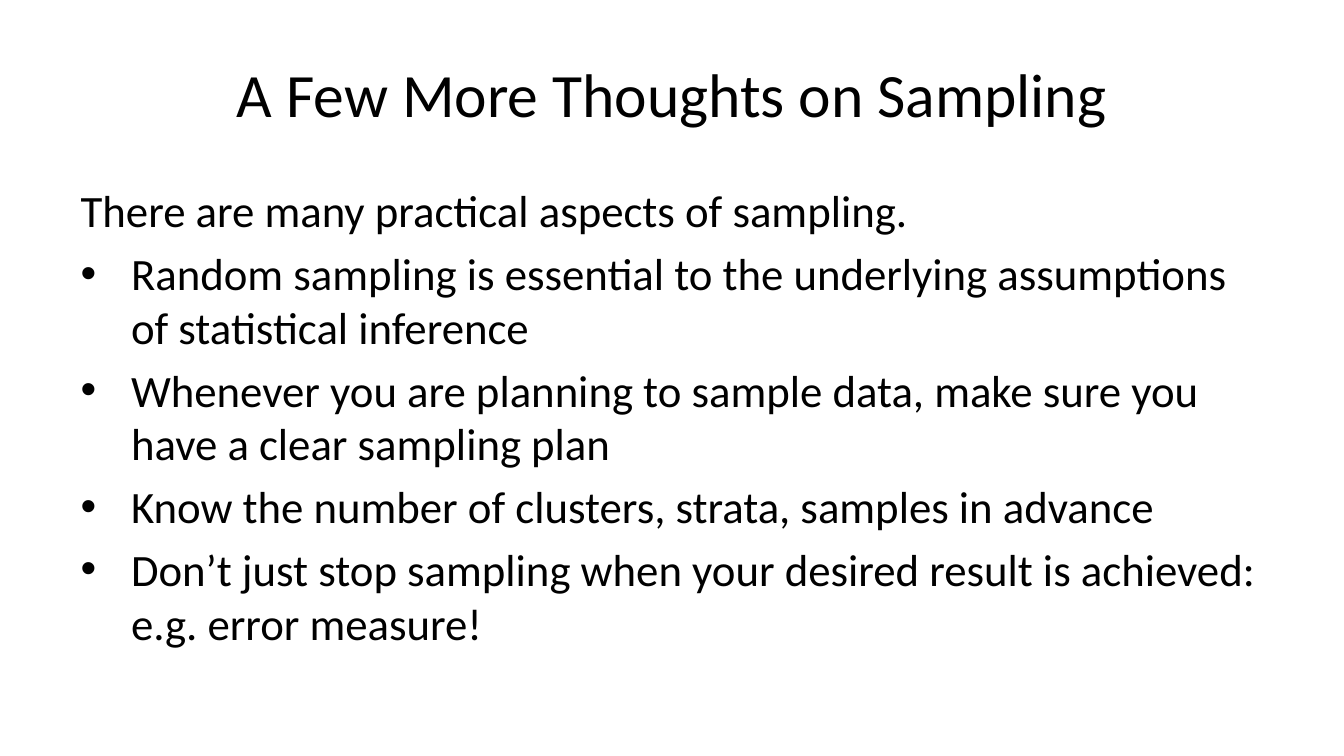
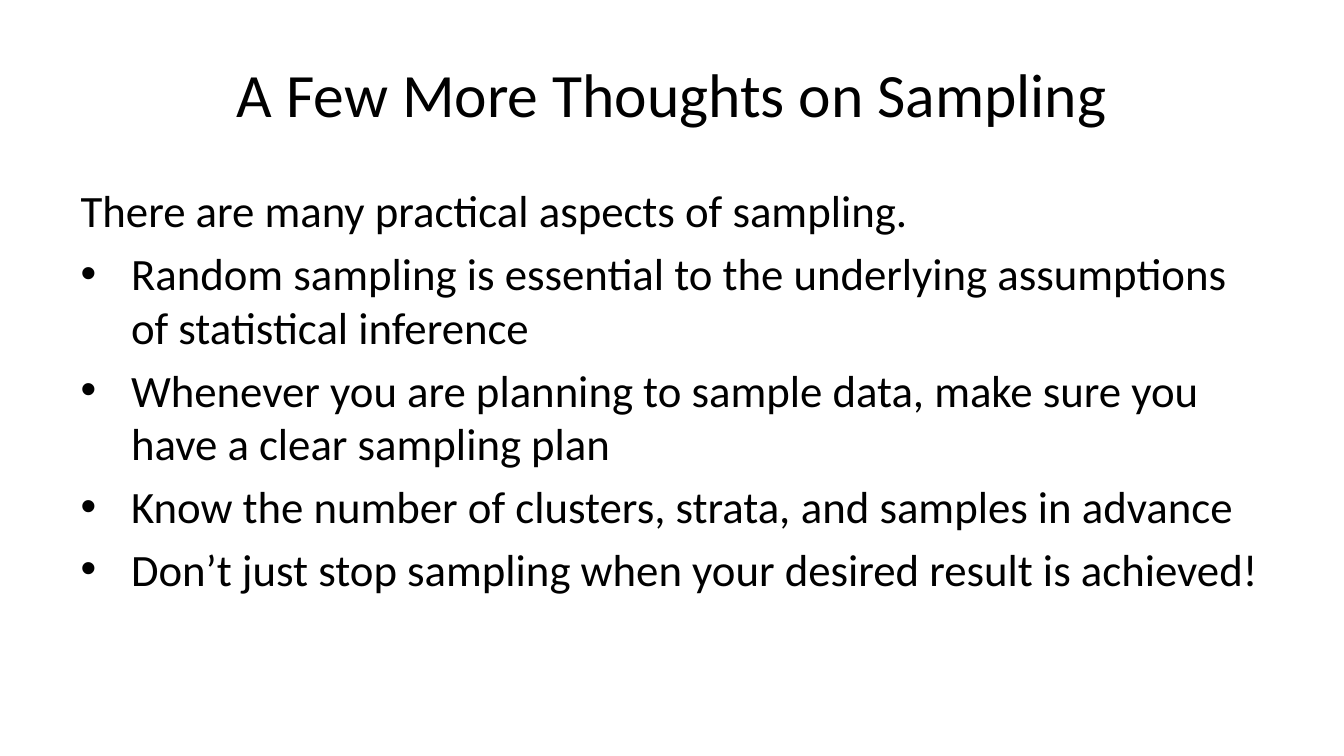
Before and after one commit to StephenElston/CSCI-E-83, a slide deck: slide 38 of LectureSlides/04_SamplingAndSimulation.pptx. Drawn at 1344x756 pixels with LibreOffice and Linux fonts; fonts in the diff are those of the drawing. Boxes give left, top, right and bottom in pixels: in the first picture for what was removed or moved away, otherwise in the second. Text is boxed around its words. In the diff, an @@ line names an element or a change of style, - is before the commit and + after.

```diff
--- a/LectureSlides/04_SamplingAndSimulation.pptx
+++ b/LectureSlides/04_SamplingAndSimulation.pptx
@@ text at [131,492,1257,594]: text changed @@
-• Know the number of clusters, strata, samples in advance
-• Don’t just stop sampling when your desired result is achieved: e.g. error measure!
+• Know the number of clusters, strata, and samples in advance
+• Don’t just stop sampling when your desired result is achieved!
```
Also in this commit, not shown: 9 other slides changed.
